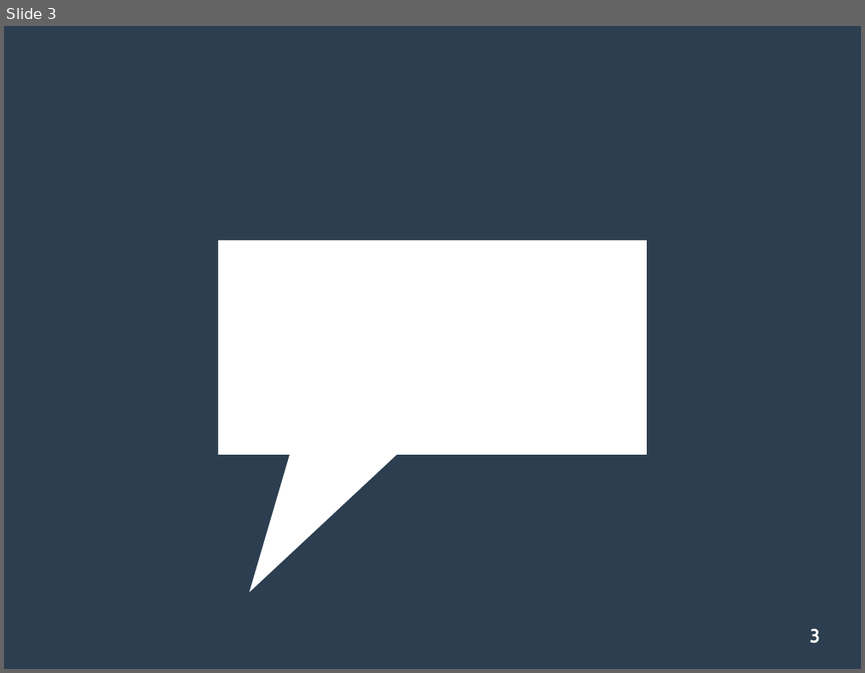
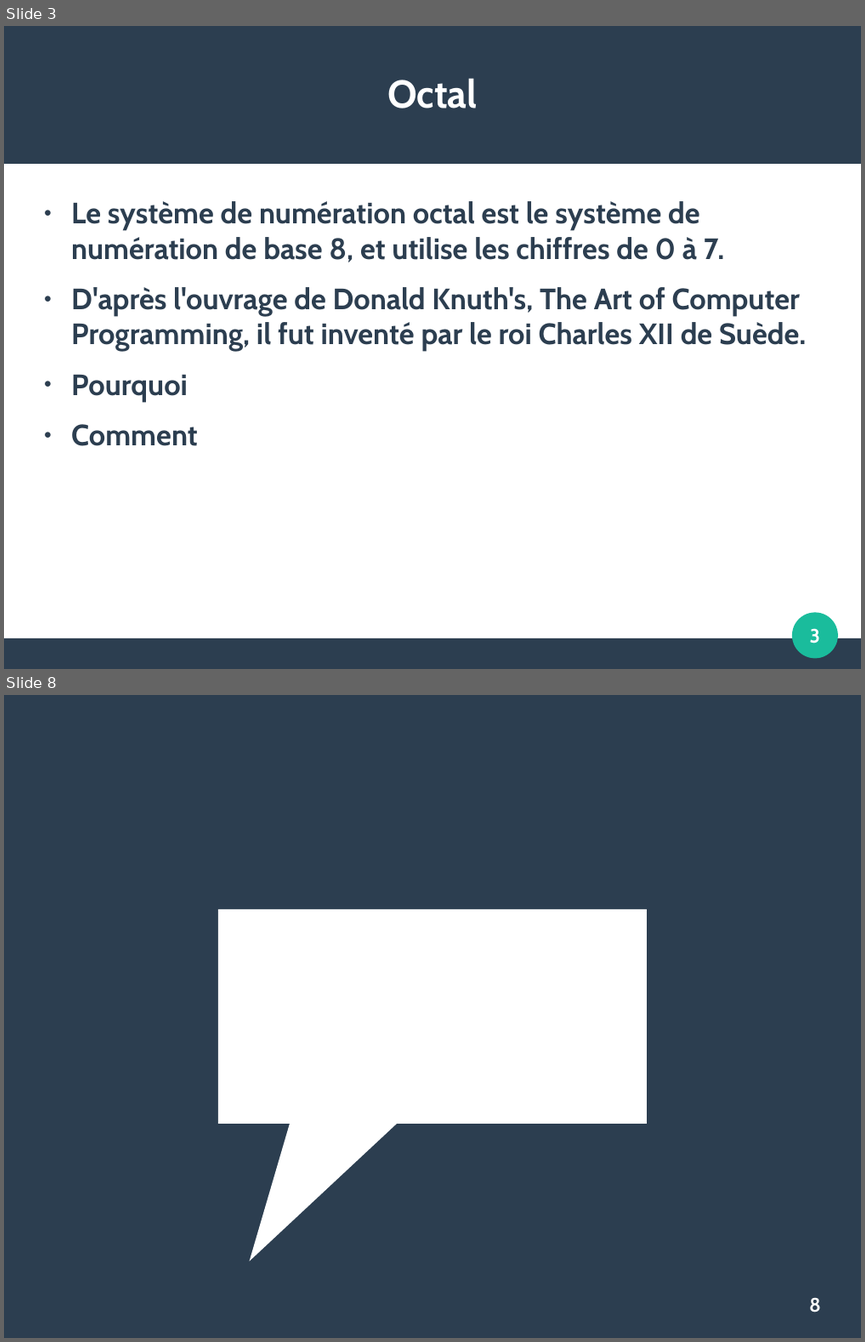
Before and after one commit to JulieMarielaure/Projet1BGE, a slide deck: Hexadécimal Octal.odp. Shown one above the other, each under a label of ours: slide 3 before the commit, slides 3 and 8 after it; the slides between them are not shown. The pictures are 865x673 and 865x1342 pixels, drawn with LibreOffice and Linux fonts; fonts in the diff are those of the drawing. Boxes give left, top, right and bottom in pixels: in the first picture for what was removed or moved away, otherwise in the second. Text is boxed around its words. In the diff, an @@ line names an element or a change of style, - is before the commit and + after.

```diff
--- a/Hexadécimal Octal.odp
+++ b/Hexadécimal Octal.odp
@@ slide 3 added at (x1=4, y1=26, x2=861, y2=669), background #FFFFFF @@
@@ rectangle added at (x1=4, y1=26, x2=861, y2=164), fill #2C3E50 @@
@@ title added at (x1=387, y1=78, x2=477, y2=108), 36 pt, text #FFFFFF, bold @@
+Octal
@@ text added at (x1=71, y1=201, x2=806, y2=446), 27.2 pt, text #2C3E50, bold @@
+● Le système de numération octal est le système de numération de base 8, et utilise les chiffres de 0 à 7.
+● D'après l'ouvrage de Donald Knuth's, The Art of Computer Programming, il fut inventé par le roi Charles XII de Suède.
+● Pourquoi
+● Comment
@@ ellipse added at (x1=793, y1=612, x2=838, y2=658), fill #1ABC9C @@
@@ page number added at (x1=810, y1=628, x2=820, y2=643), 18 pt, text #FFFFFF, bold @@
+3
@@ rectangle added at (x1=4, y1=638, x2=861, y2=669), fill #2C3E50 @@
@@ what was slide 3 is now slide 8 @@
@@ page number at (x1=809, y1=1297, x2=821, y2=1312): text changed @@
-3
+8
```
Also in this commit, not shown: 6 other slides added, 2 slides removed.
